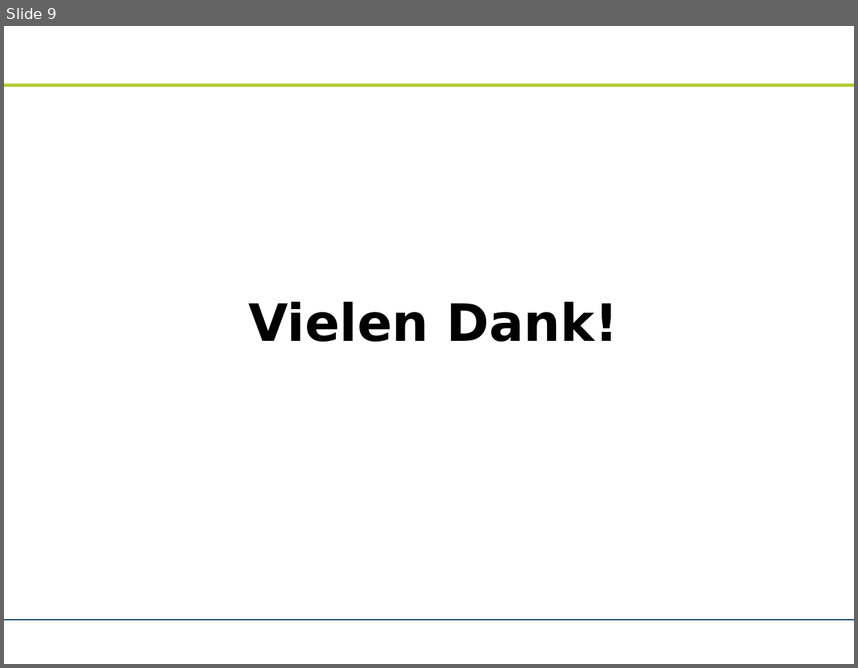
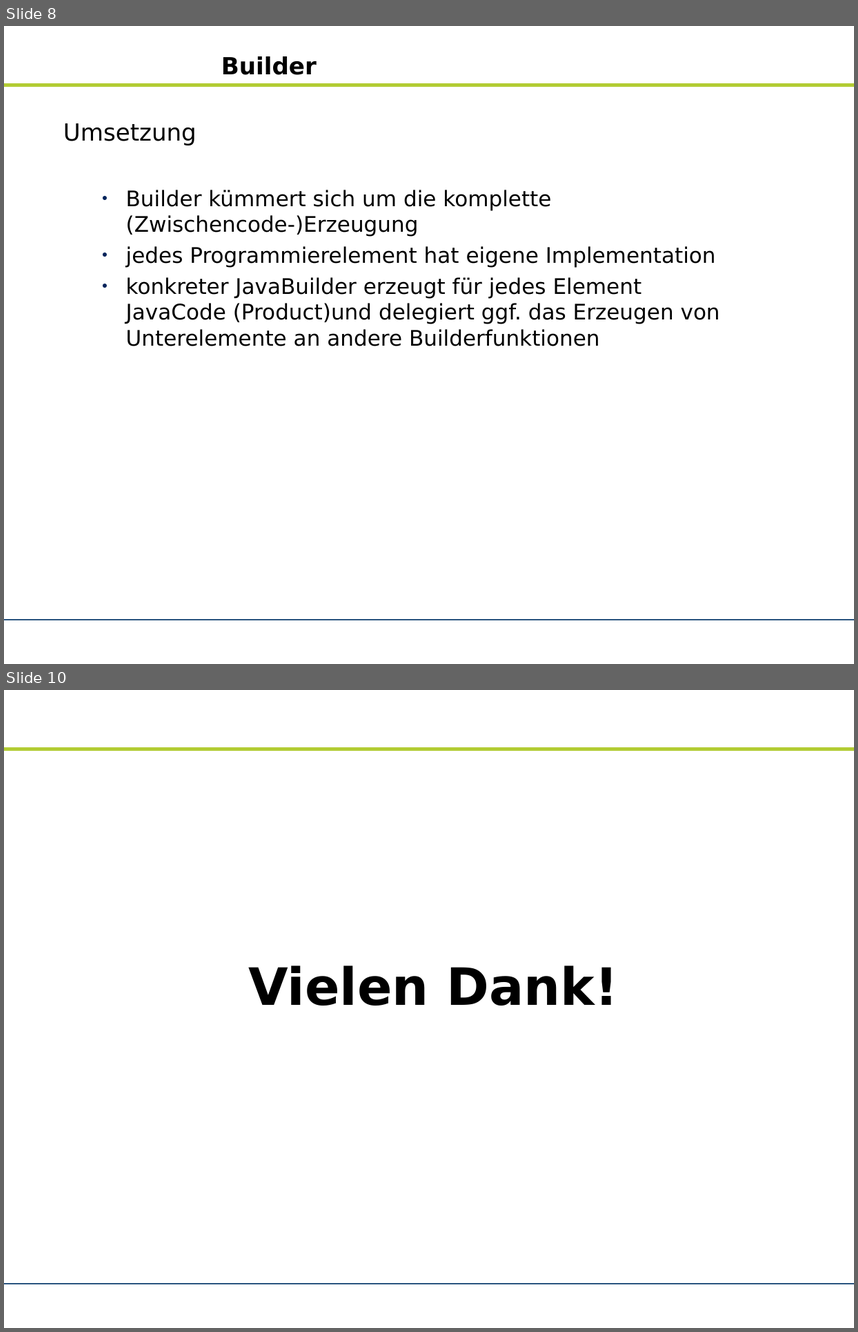
Before and after one commit to zhongxinhua/sose10-swp-uebersetzerbau, a slide deck: trunk/dokumentation/sm_praesentation_3006.odp. Shown one above the other, each under a label of ours: slide 9 before the commit, slides 8 and 10 after it; the slides between them are not shown. The pictures are 858x668 and 858x1332 pixels, drawn with LibreOffice and Linux fonts; fonts in the diff are those of the drawing; background and template pictures are left out. Boxes give left, top, right and bottom in pixels: in the first picture for what was removed or moved away, otherwise in the second. Text is boxed around its words. In the diff, an @@ line names an element or a change of style, - is before the commit and + after.

```diff
--- a/trunk/dokumentation/sm_praesentation_3006.odp
+++ b/trunk/dokumentation/sm_praesentation_3006.odp
@@ slide 8 added at (4, 26, 854, 664), background #FFFFFF; not listed: 2 template elements that a slide beside it also shows @@
@@ title added at (221, 56, 317, 75), 22 pt, text #000000, bold @@
+Builder
@@ text added at (63, 123, 720, 346), 20 pt, text #000000 @@
+Umsetzung
+● Builder kümmert sich um die komplette (Zwischencode-)Erzeugung
+● jedes Programmierelement hat eigene Implementation
+● konkreter JavaBuilder erzeugt für jedes Element JavaCode (Product)und delegiert ggf. das Erzeugen von Unterelemente an andere Builderfunktionen
@@ what was slide 9 is now slide 10 @@
```
Also in this commit, not shown: 8 slides changed.
